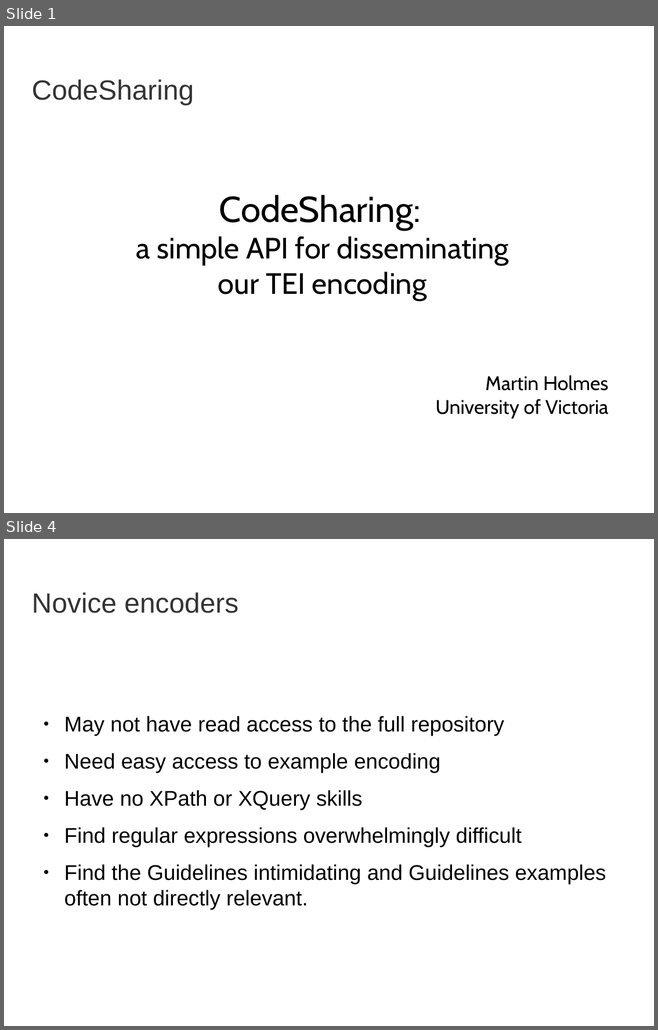
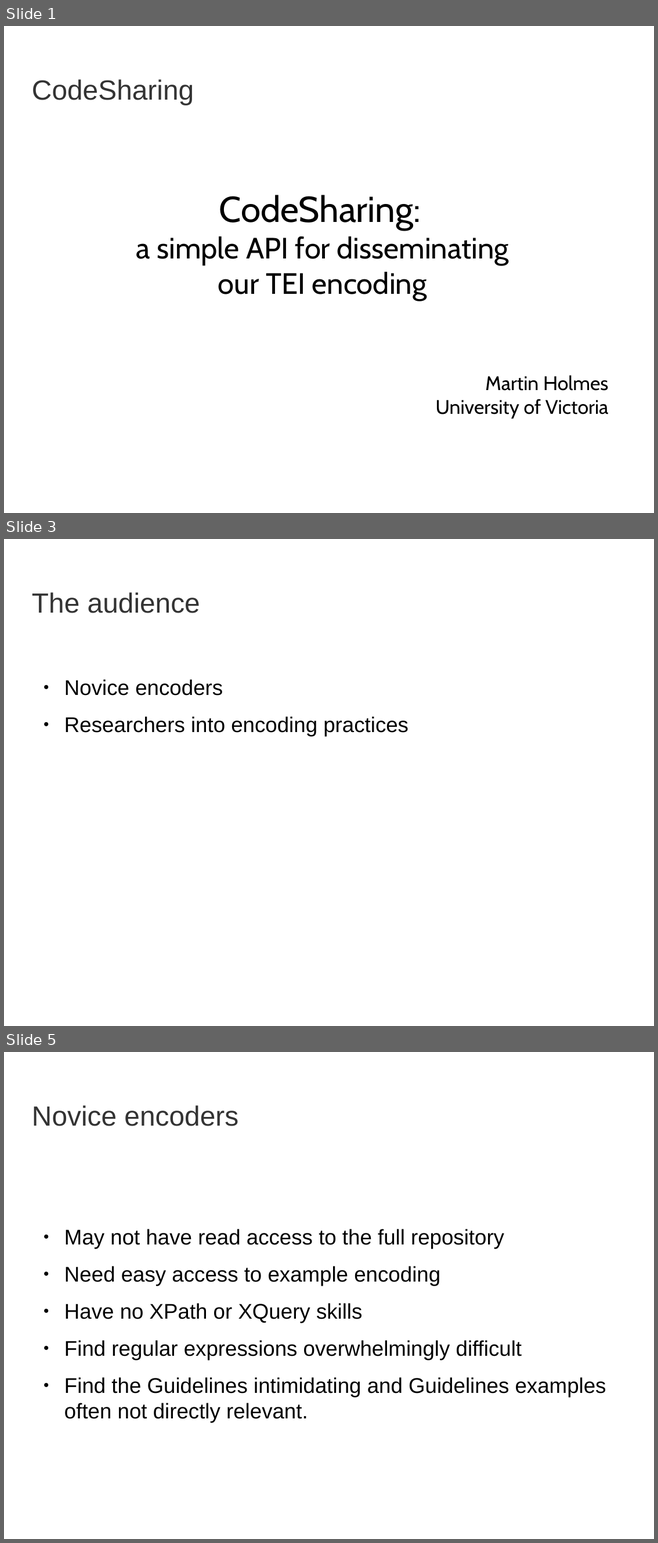
Before and after one commit to martindholmes/CodeSharing, a slide deck: presentations/codesharing_2014-10.odp. Shown one above the other, each under a label of ours: slides 1 and 4 before the commit, slides 1, 3 and 5 after it; the slides between them are not shown. The pictures are 658x1030 and 658x1543 pixels, drawn with LibreOffice and Linux fonts; fonts in the diff are those of the drawing; background and template pictures are left out. Boxes give left, top, right and bottom in pixels: in the first picture for what was removed or moved away, otherwise in the second. Text is boxed around its words. In the diff, an @@ line names an element or a change of style, - is before the commit and + after.

```diff
--- a/presentations/codesharing_2014-10.odp
+++ b/presentations/codesharing_2014-10.odp
@@ slide 3 added at [4, 539, 654, 1026], background picture (left out) @@
@@ title added at [32, 592, 200, 613], 33.9 pt, text #333333 @@
+The audience
@@ text added at [64, 679, 408, 736], 26 pt, text #000000 @@
+● Novice encoders
+● Researchers into encoding practices
@@ what was slide 4 is now slide 5 @@
```
Also in this commit, not shown: 3 slides changed, 4 other files.
